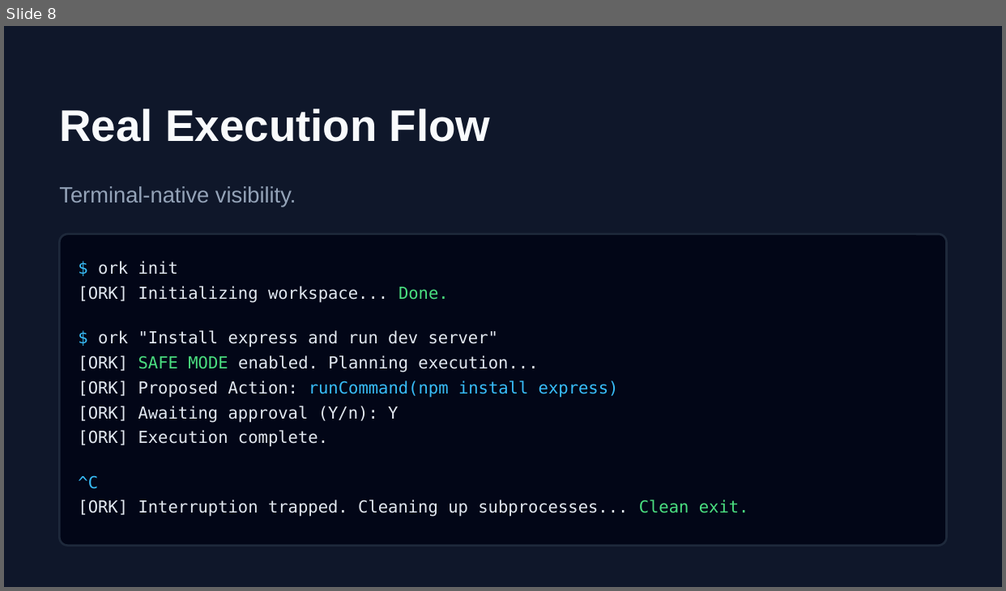
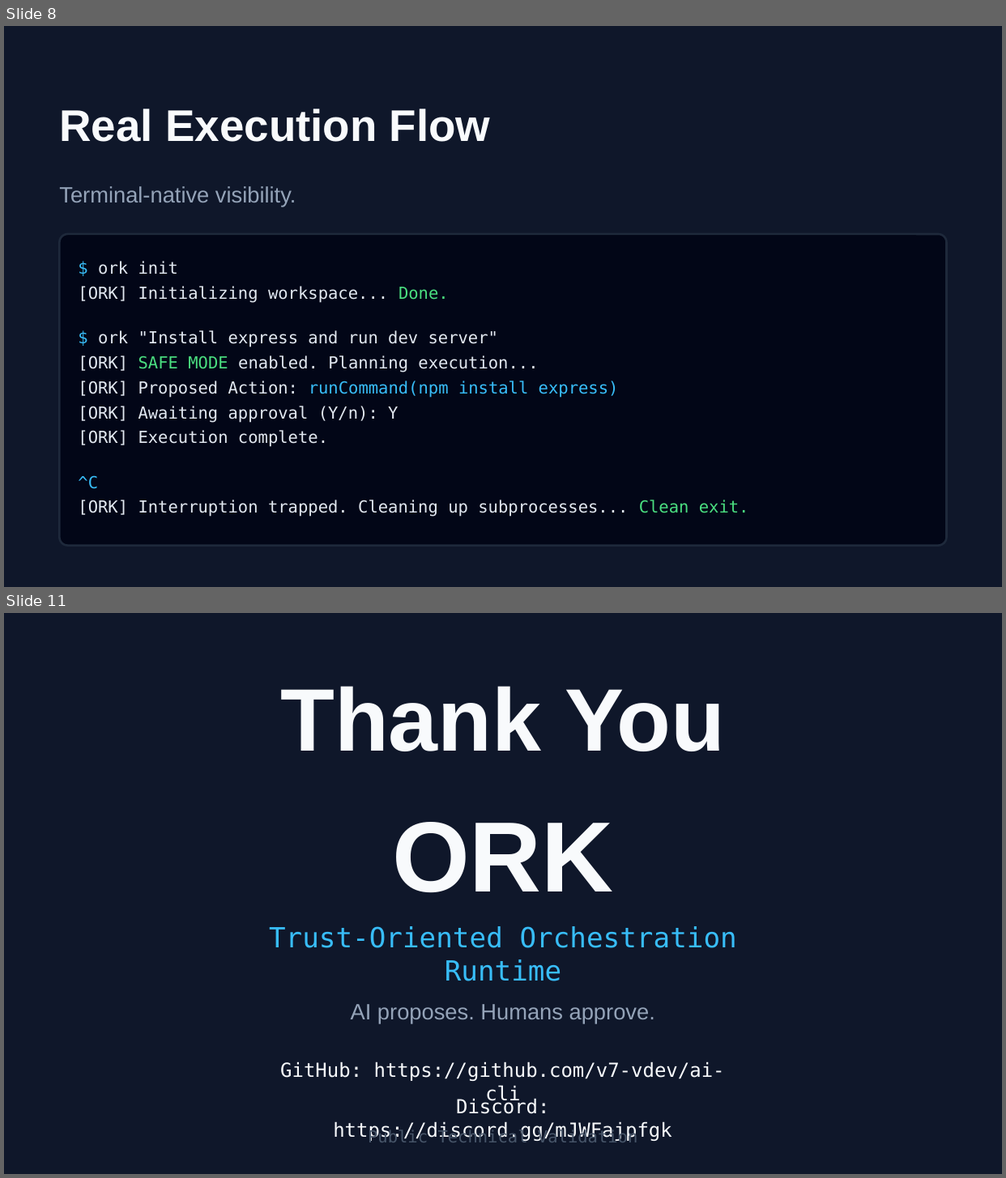
Before and after one commit to v7-vdev/ai-cli, a slide deck: ORK_Technical_Deck.pptx. Shown one above the other, each under a label of ours: slide 8 before the commit, slides 8 and 11 after it; the slides between them are not shown. The pictures are 1006x591 and 1006x1178 pixels, drawn with LibreOffice and Linux fonts; fonts in the diff are those of the drawing. Boxes give left, top, right and bottom in pixels: in the first picture for what was removed or moved away, otherwise in the second. Text is boxed around its words. In the diff, an @@ line names an element or a change of style, - is before the commit and + after.

```diff
--- a/ORK_Technical_Deck.pptx
+++ b/ORK_Technical_Deck.pptx
@@ slide 11 added at bbox=[4, 613, 1002, 1174], background #0F172A @@
@@ text added at bbox=[280, 686, 726, 752], 64 pt, text #F8FAFC, bold @@
+Thank You
@@ text added at bbox=[392, 822, 614, 893], 72 pt, text #F8FAFC, bold @@
+ORK
@@ text added at bbox=[269, 926, 737, 982], 20 pt, text #38BDF8 @@
+Trust-Oriented Orchestration Runtime
@@ text added at bbox=[351, 1004, 655, 1024], 16 pt, text #94A3B8 @@
+AI proposes. Humans approve.
@@ text added at bbox=[280, 1062, 725, 1105], 14 pt, text #F8FAFC @@
+GitHub: https://github.com/v7-vdev/ai-cli
@@ text added at bbox=[333, 1098, 672, 1142], 14 pt, text #F8FAFC @@
+Discord: https://discord.gg/mJWFajpfgk
@@ text added at bbox=[368, 1130, 637, 1143], 12 pt, text #475569 @@
+Public Technical Validation
```
Also in this commit, not shown: 7 slides changed, 1 other file.
